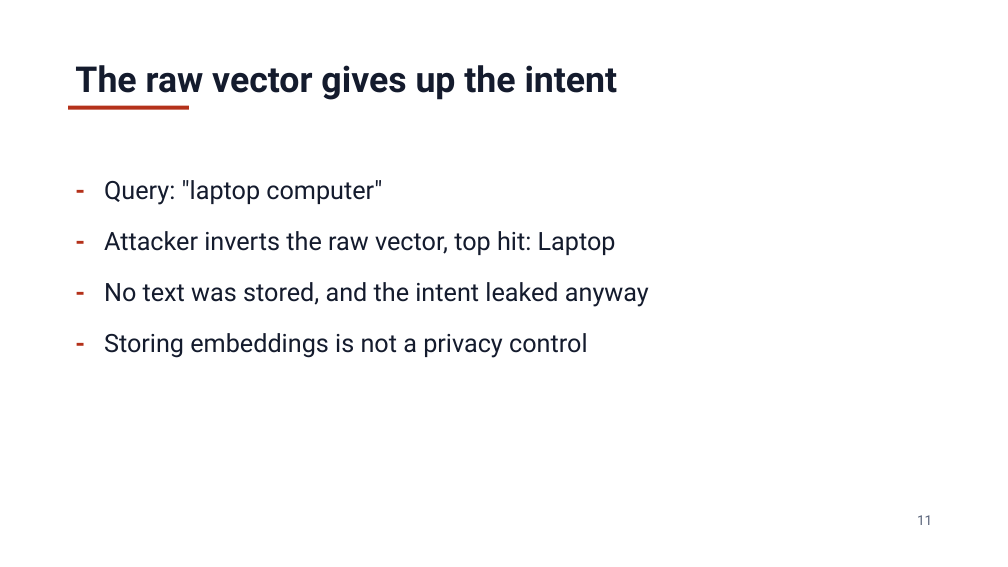
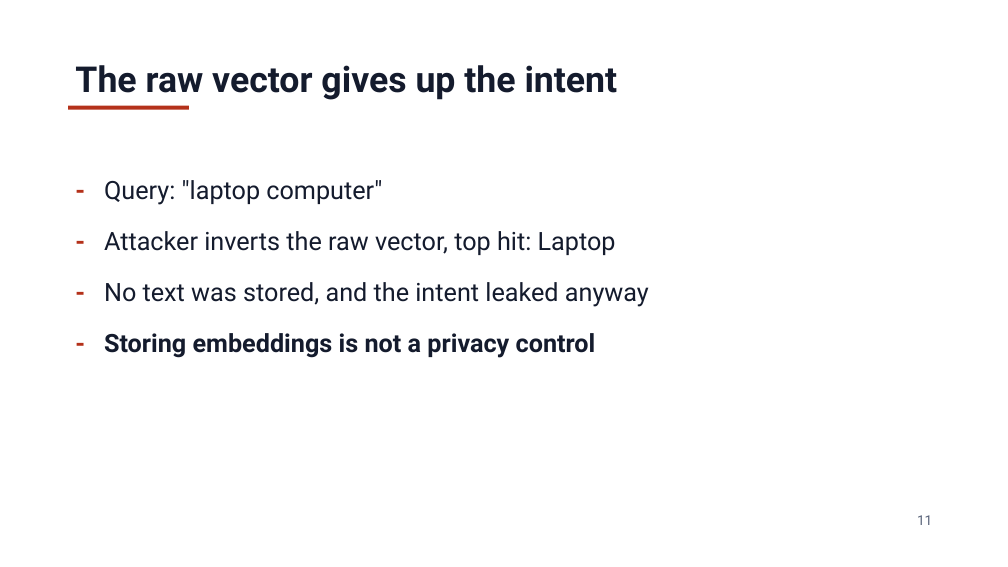
Before and after one commit to jzonthemtn/ldp-for-search, a slide deck: slide 11 of ldp_for_search_slides.pptx. Drawn at 1008x567 pixels with LibreOffice and Linux fonts; fonts in the diff are those of the drawing. Boxes give left, top, right and bottom in pixels: in the first picture for what was removed or moved away, otherwise in the second. Text is boxed around its words. In the diff, an @@ line names an element or a change of style, - is before the commit and + after.

```diff
--- a/ldp_for_search_slides.pptx
+++ b/ldp_for_search_slides.pptx
@@ text at box(104, 333, 596, 358): bold on in "Storing embeddings is not a privacy control" @@
```
Also in this commit, not shown: 14 other slides changed, 9 other files.
